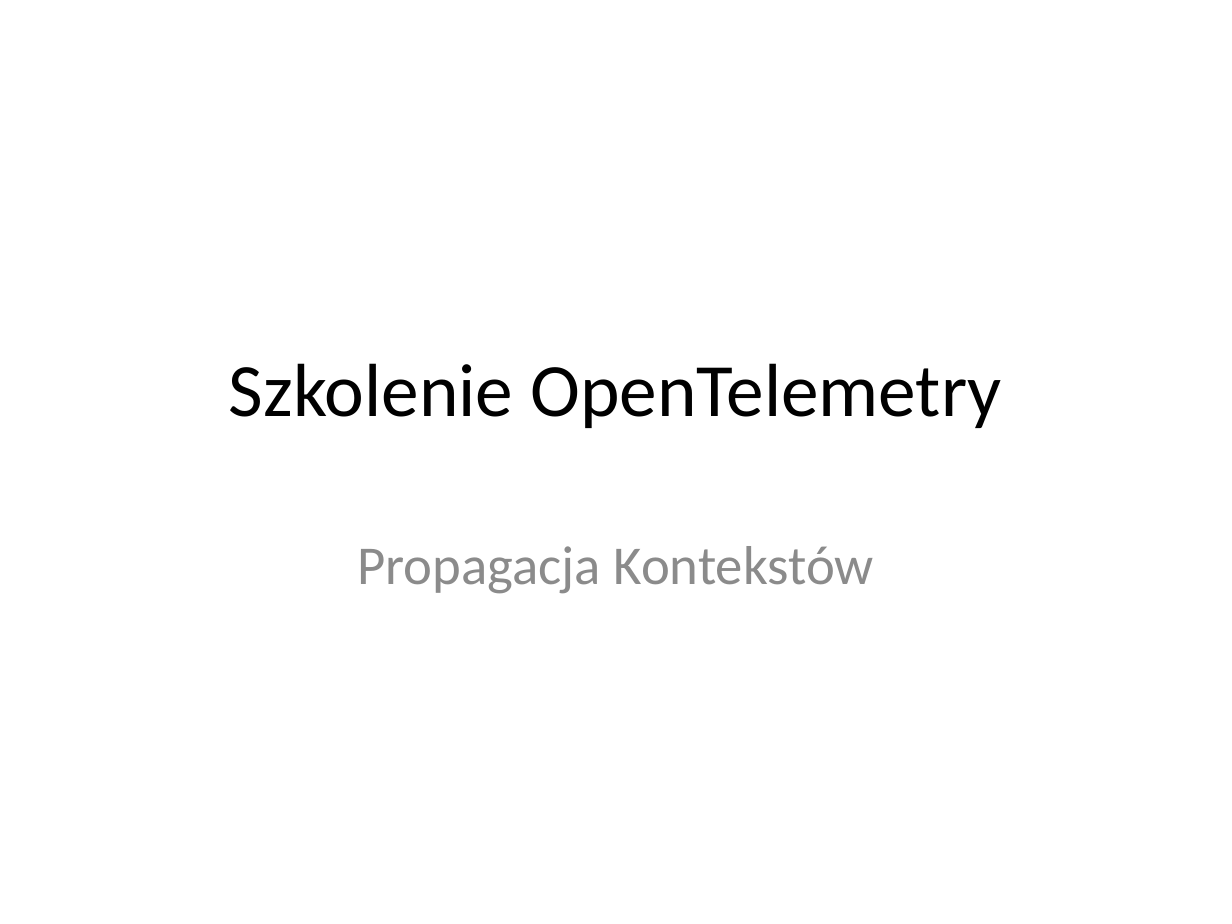
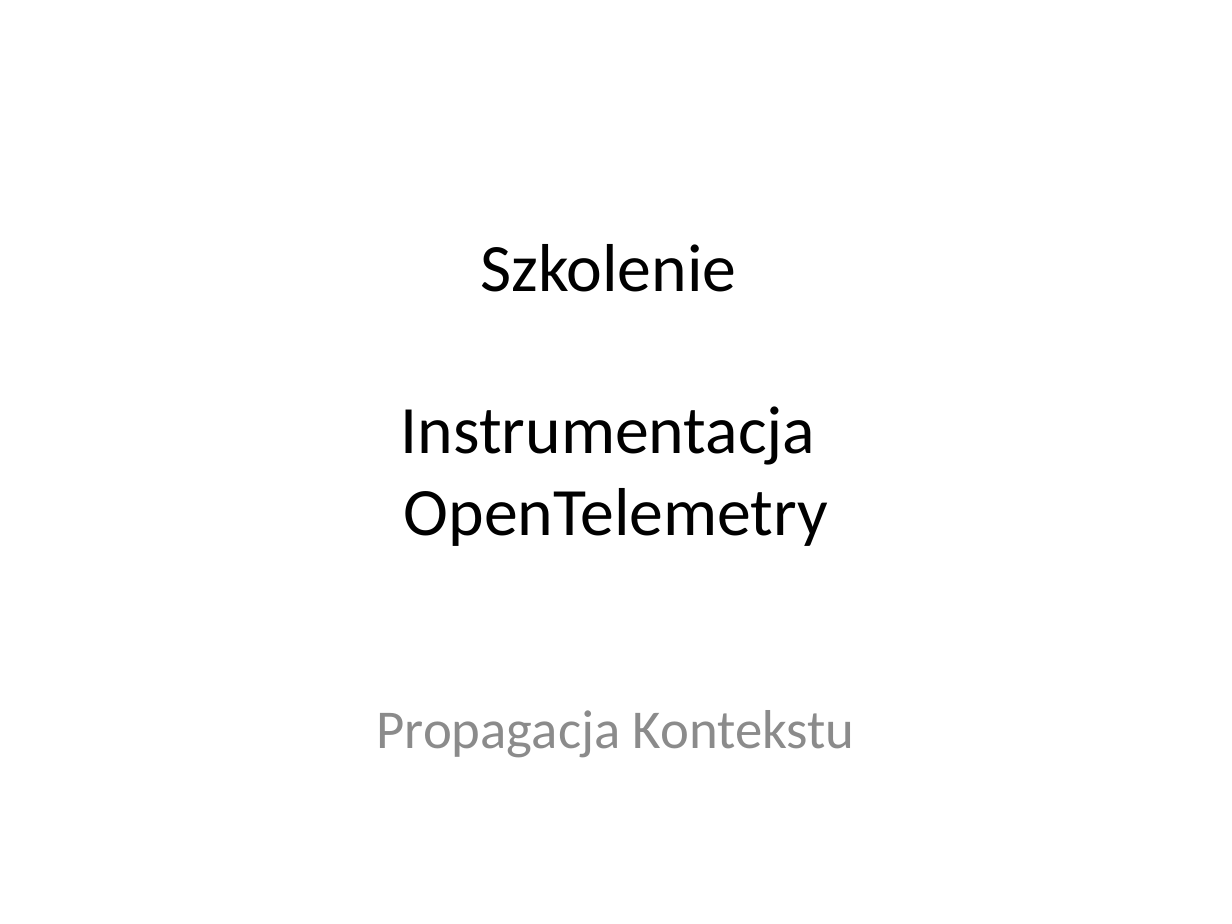
Before and after one commit to Kapsztajn/otel_training_python, a slide deck: slide 1 of otel teoria/Day 1 session 3.4 Propagacja Kontekstu.pptx. Drawn at 1232x924 pixels with LibreOffice and Linux fonts; fonts in the diff are those of the drawing. Boxes give left, top, right and bottom in pixels: in the first picture for what was removed or moved away, otherwise in the second. Text is boxed around its words. In the diff, an @@ line names an element or a change of style, - is before the commit and + after.

```diff
--- a/otel teoria/Day 1 session 3.4 Propagacja Kontekstu.pptx
+++ b/otel teoria/Day 1 session 3.4 Propagacja Kontekstu.pptx
@@ title at (401,244,828,546): text changed; size 44 to 39.6 pt @@
-Szkolenie OpenTelemetry
+Szkolenie
+Instrumentacja
+OpenTelemetry
@@ subtitle at (377,710,855,758): text changed @@
-Propagacja Kontekstów
+Propagacja Kontekstu
```
Also in this commit, not shown: 1 other slide changed, 23 other files.
